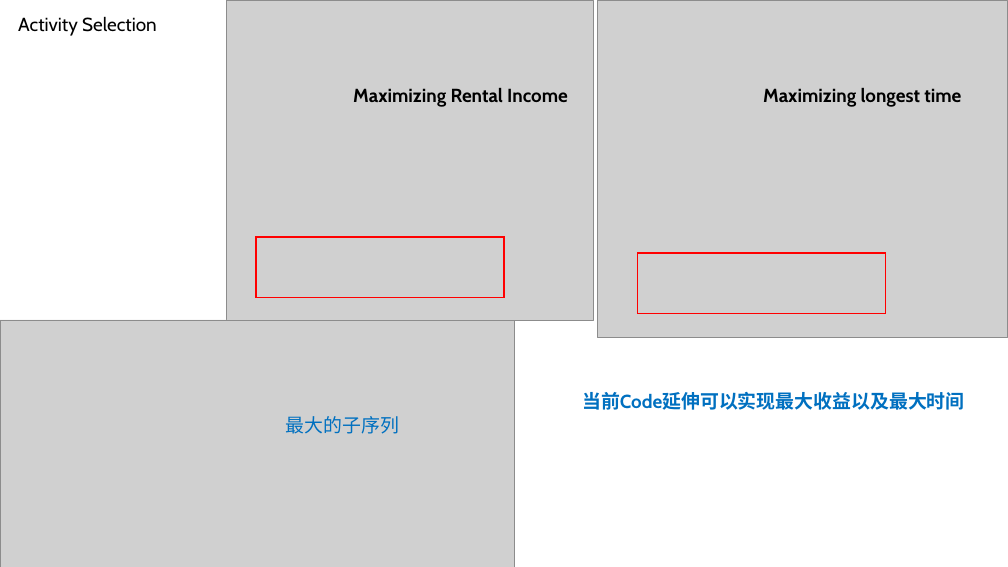
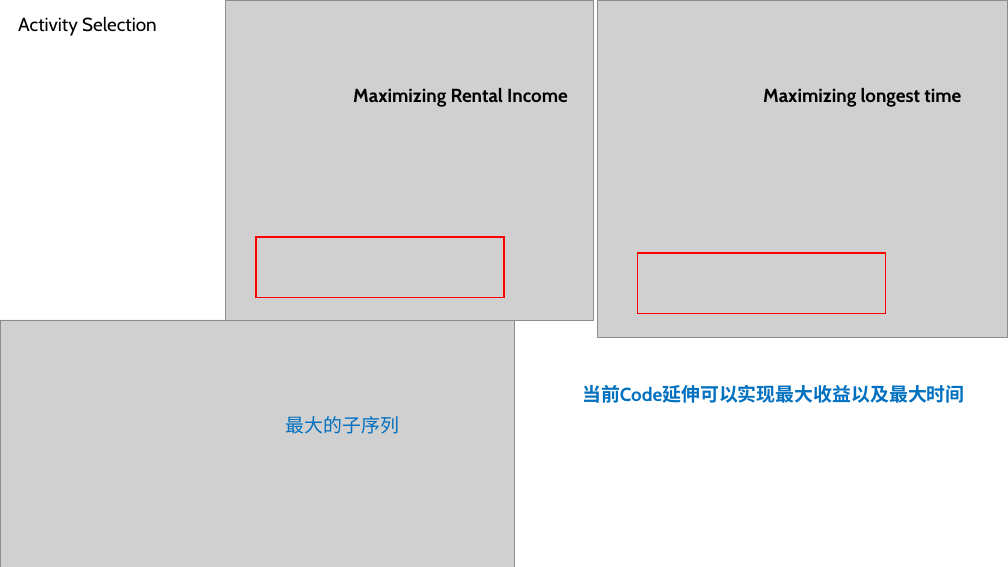
Before and after one commit to OnetoTommy/Program-Structure-Algorithms-, a slide deck: slide 7 of Course/Greedy Summary.pptx (slide 6 before the commit). Drawn at 1008x567 pixels with LibreOffice and Linux fonts; fonts in the diff are those of the drawing; grey boxes stand for pictures. Boxes give left, top, right and bottom in pixels: in the first picture for what was removed or moved away, otherwise in the second. Text is boxed around its words. In the diff, an @@ line names an element or a change of style, - is before the commit and + after.

```diff
--- a/Course/Greedy Summary.pptx
+++ b/Course/Greedy Summary.pptx
@@ text "当前Code延伸可以实现最大收益以及最大时间": place and size @@
-text "当前Code延伸可以实现最大收益以及最大时间" at <box>582,392,965,410</box>
+text "当前Code延伸可以实现最大收益以及最大时间" at <box>582,385,965,403</box>
```
Also in this commit, not shown: 2 other slides changed, 1 slide added, 6 other files.
